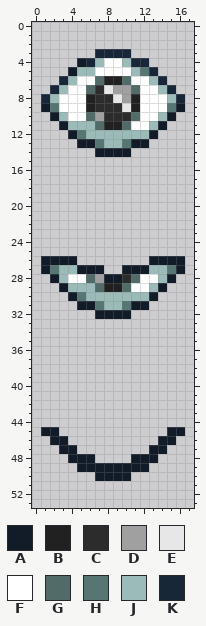
Pixel-art sprite: src/main/resources/assets/loqors-weeping-angels/textures/overlay/blink.png. Above is the file before it was changed.
The file is 18x54 pixels. Colours within 5 levels of each other are drawn and written as one.
Palette (. is transparent): A #121c29  B #212121  C #2c2c2c  D #a0a0a0  E #e7e7e7  F #ffffff  G #506b68  H #557672  J #9abbb7  K #182639
Pixels before, first column x 1:
 3 ......KKKK......
 4 ....AKJFFJKK....
 5 ...AJJFFFFJHK...
 6 ..KJFFGBBGFFJK..
 7 .KJFFGCEDDGFFJK.
 8 KJFFFBCCEDBFFFJK
 9 AHFFFBCCCEBFFFHA
10 .AJFFGDCCCGFFJA.
11 ..AJJJGBBGFFJA..
12 ...AHJJJJJJJA...
13 ....AAHJJHAA....
14 ......AAAA......
15 ................
16 ................
17 ................
18 ................
19 ................
20 ................
21 ................
22 ................
23 ................
24 ................
25 ................
26 AAAA........AAAA
27 AHJJAAA..AAAJJHA
28 .AJFFGDAACGFFJA.
29 ..AJJJGBBGFFJA..
30 ...AHJJJJJJJA...
31 ....AAHJJHAA....
32 ......AAAA......
33 ................
34 ................
35 ................
36 ................
37 ................
38 ................
39 ................
40 ................
41 ................
42 ................
43 ................
44 ................
45 AA............AA
46 .AA..........AA.
47 ..AA........AA..
48 ...AAA....AAA...
49 ....AAAAAAAA....
50 ......AAAA......
And afterwards:
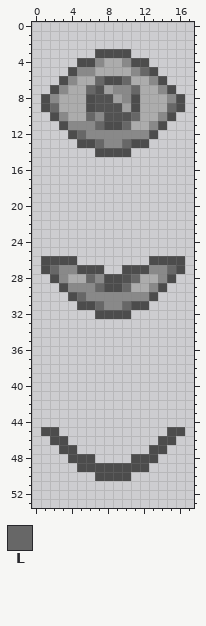
Colours new in this view: L #676767
Edits made:
colour A: #121c29 -> #4c4c4c
colour C: #2c2c2c -> #525252
colour F: #ffffff -> #acacac
colour J: #9abbb7 -> #898989
Changed rows in their new state; - is a pixel that keeps its letter.
first column x 1:
 3 ------AAAA------
 4 -----A----AA----
 5 -----------LA---
 6 --A---LAAL---A--
 7 -A---L-DJJL---A-
 8 A----A--DJA----A
 9 -L---A---DA---L-
10 -----LJ---L-----
11 ------LAAL------
12 ----L-----------
13 ------L--L------
first column x 2:
27 L------------L
28 ----LJ---L----
29 -----LAAL-----
30 ---L----------
31 -----L--L-----
Changed places in both pictures, as pixel boxes (x1, y1, x2, y2):
changed: (41, 49, 185, 157)
changed: (41, 256, 185, 319)
changed: (41, 427, 185, 481)
